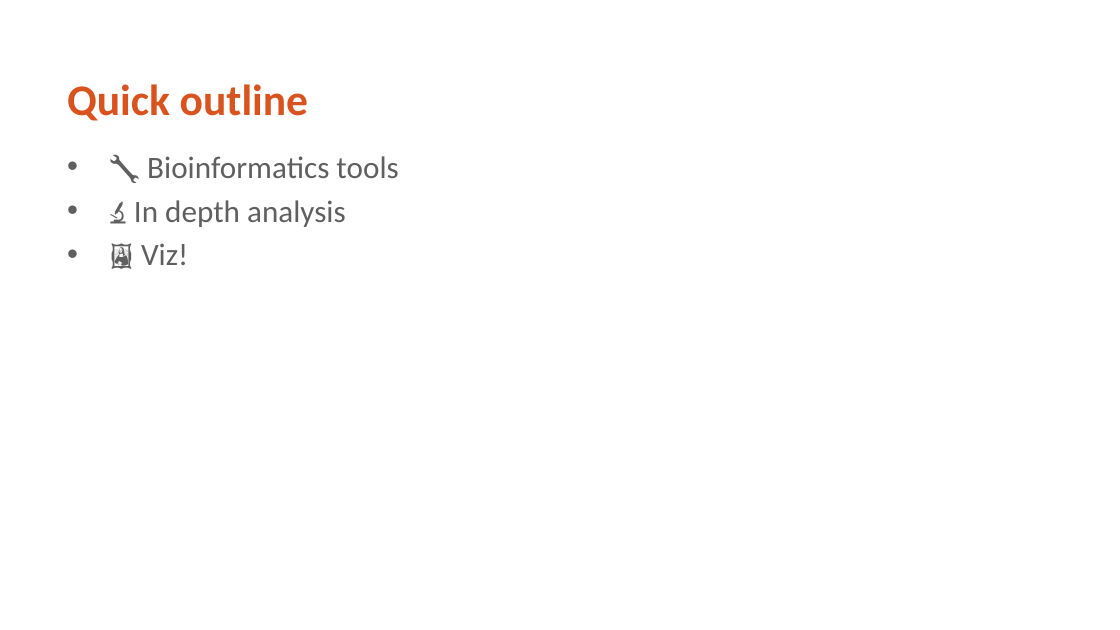
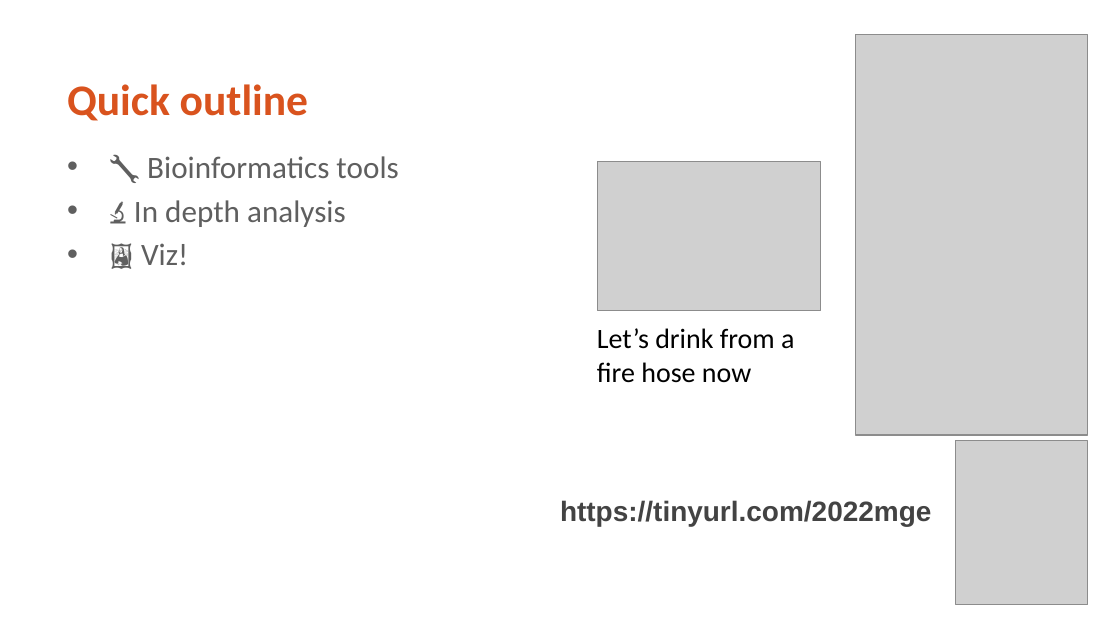
Before and after one commit to MicroBinfie/ESCMID-MGE-2022, a slide deck: slide 2 of slides/LeeKatz MGE tools.pptx. Drawn at 1120x630 pixels with LibreOffice and Linux fonts; fonts in the diff are those of the drawing; grey boxes stand for pictures; background and template pictures are left out. Boxes give left, top, right and bottom in pixels: in the first picture for what was removed or moved away, otherwise in the second. Text is boxed around its words. In the diff, an @@ line names an element or a change of style, - is before the commit and + after.

```diff
--- a/slides/LeeKatz MGE tools.pptx
+++ b/slides/LeeKatz MGE tools.pptx
@@ picture added at (x1=856, y1=35, x2=1088, y2=436) @@
@@ picture added at (x1=597, y1=161, x2=821, y2=310) @@
@@ text added at (x1=597, y1=328, x2=794, y2=383), 18 pt, text #000000 @@
+Let’s drink from a fire hose now
@@ picture added at (x1=956, y1=441, x2=1089, y2=605) @@
@@ text added at (x1=560, y1=500, x2=931, y2=526), 18 pt, text #434343, bold @@
+https://tinyurl.com/2022mge
```
Also in this commit, not shown: 12 other slides changed, 1 slide added.
